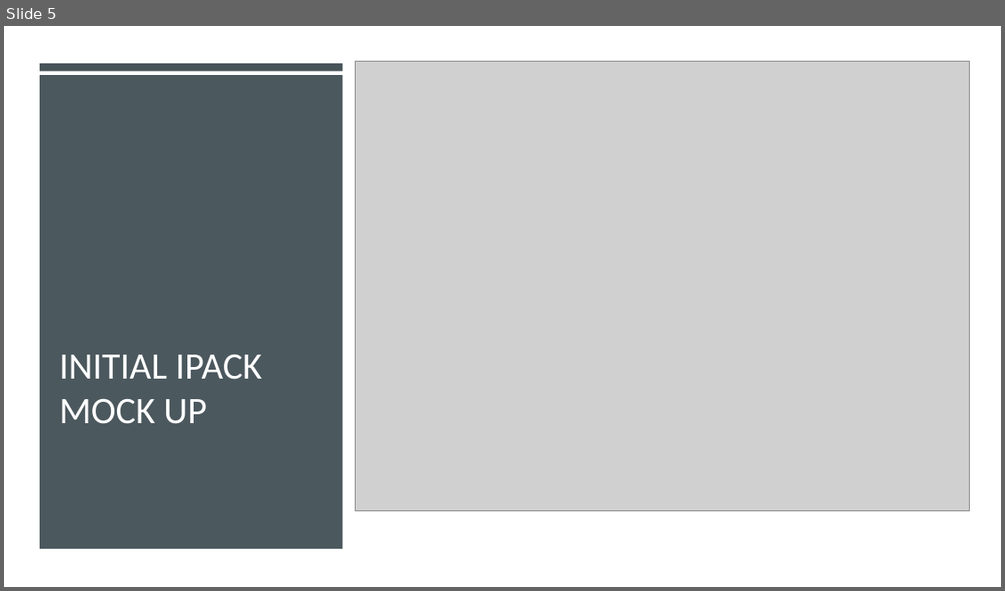
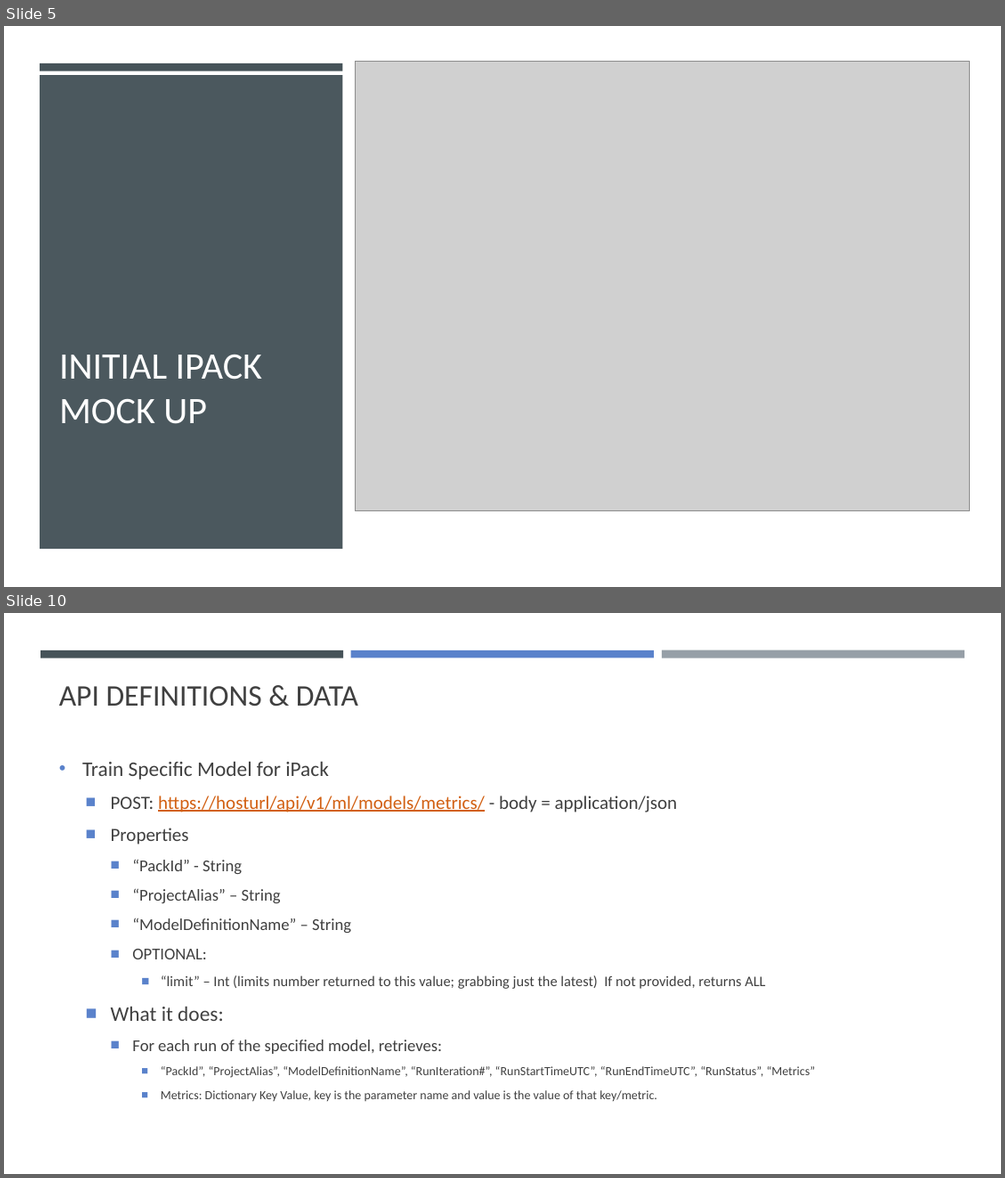
Before and after one commit to drcrook1/oiaip, a slide deck: documentation/design/OiAIP & iPack ML Design Doc.pptx. Shown one above the other, each under a label of ours: slide 5 before the commit, slides 5 and 10 after it; the slides between them are not shown. The pictures are 1005x591 and 1005x1178 pixels, drawn with LibreOffice and Linux fonts; fonts in the diff are those of the drawing; grey boxes stand for pictures. Boxes give left, top, right and bottom in pixels: in the first picture for what was removed or moved away, otherwise in the second. Text is boxed around its words. In the diff, an @@ line names an element or a change of style, - is before the commit and + after.

```diff
--- a/documentation/design/OiAIP & iPack ML Design Doc.pptx
+++ b/documentation/design/OiAIP & iPack ML Design Doc.pptx
@@ slide 10 added at (4,613,1001,1174), background #FFFFFF @@
@@ rectangle added at (40,650,343,657), fill #465359 @@
@@ rectangle added at (351,650,654,657), fill #5A82CB @@
@@ rectangle added at (662,650,964,658), fill #969FA7 @@
@@ title added at (59,686,358,706), 28.8 pt, text #404040 @@
+API DEFINITIONS & DATA
@@ text added at (82,762,816,1102), 12 pt, text #404040 @@
+• Train Specific Model for iPack
+  ■ POST: https://hosturl/api/v1/ml/models/metrics/ - body = application/json
+  ■ Properties
+    ■ “PackId” - String
+    ■ “ProjectAlias” – String
+    ■ “ModelDefinitionName” – String
+    ■ OPTIONAL:
+      ■ “limit” – Int (limits number returned to this value; grabbing just the latest) If not provided, returns ALL
+  ■ What it does:
+    ■ For each run of the specified model, retrieves:
+      ■ “PackId”, “ProjectAlias”, “ModelDefinitionName”, “RunIteration#”, “RunStartTimeUTC”, “RunEndTimeUTC”, “RunStatus”, “Metrics”
+      ■ Metrics: Dictionary Key Value, key is the parameter name and value is the value of that key/metric.
```
Also in this commit, not shown: 4 other slides added, 20 other files.
